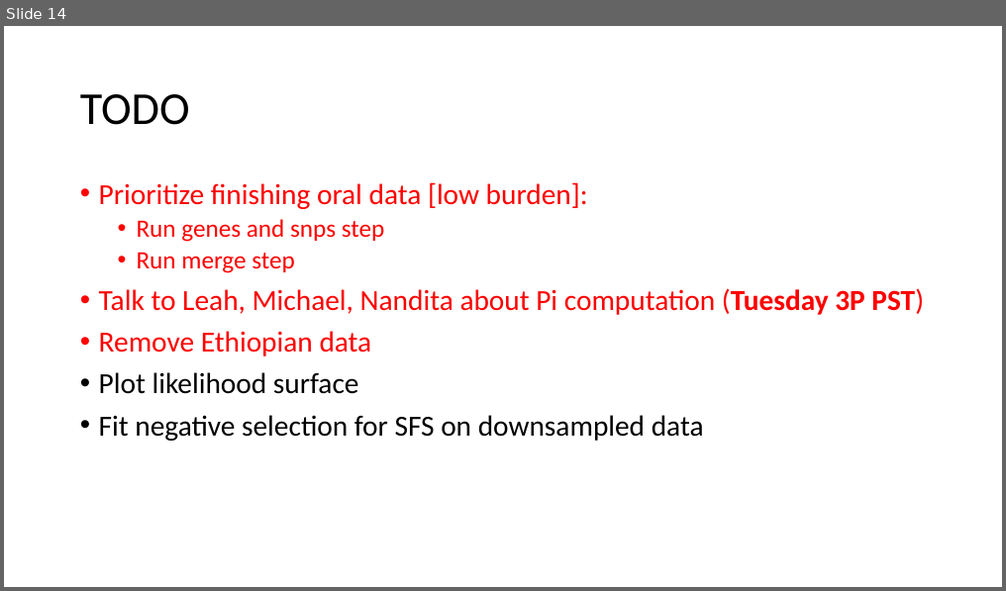
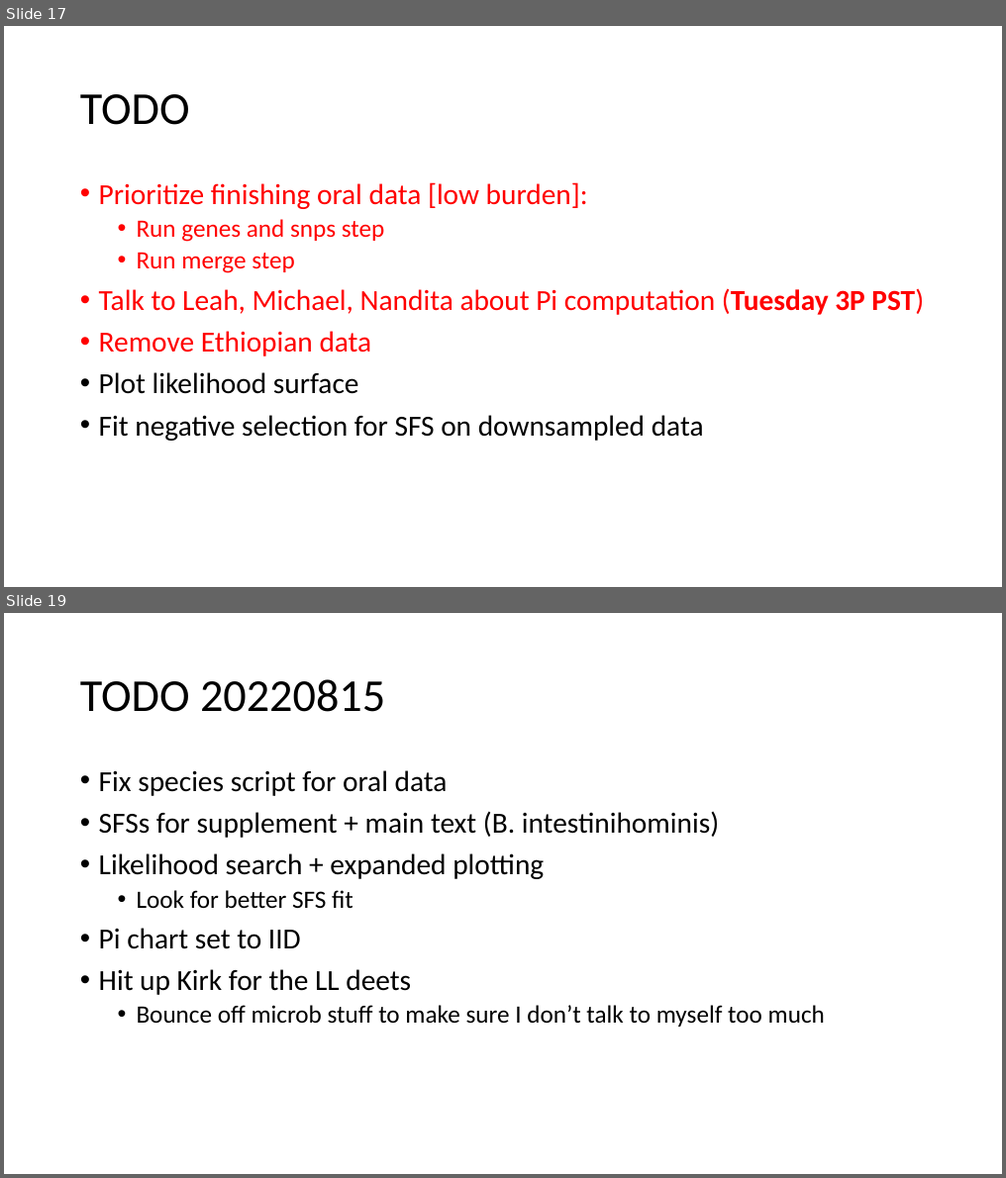
Before and after one commit to jon-mah/demo_for_ccgb, a slide deck: Summary/20220815_microbiome_demographic_slides.pptx. Shown one above the other, each under a label of ours: slide 14 before the commit, slides 17 and 19 after it; the slides between them are not shown. The pictures are 1006x591 and 1006x1178 pixels, drawn with LibreOffice and Linux fonts; fonts in the diff are those of the drawing. Boxes give left, top, right and bottom in pixels: in the first picture for what was removed or moved away, otherwise in the second. Text is boxed around its words. In the diff, an @@ line names an element or a change of style, - is before the commit and + after.

```diff
--- a/Summary/20220815_microbiome_demographic_slides.pptx
+++ b/Summary/20220815_microbiome_demographic_slides.pptx
@@ slide 19 added at (4, 613, 1002, 1174), background #FFFFFF @@
@@ title added at (80, 679, 385, 712), 44 pt, text #000000 @@
+TODO 20220815
@@ text added at (99, 770, 825, 1027), 28 pt, text #000000 @@
+• Fix species script for oral data
+• SFSs for supplement + main text (B. intestinihominis)
+• Likelihood search + expanded plotting
+  • Look for better SFS fit
+• Pi chart set to IID
+• Hit up Kirk for the LL deets
+  • Bounce off microb stuff to make sure I don’t talk to myself too much
@@ what was slide 14 is now slide 17 @@
```
Also in this commit, not shown: 3 slides changed, 5 other slides added, 1 slide removed, 17 other files.
